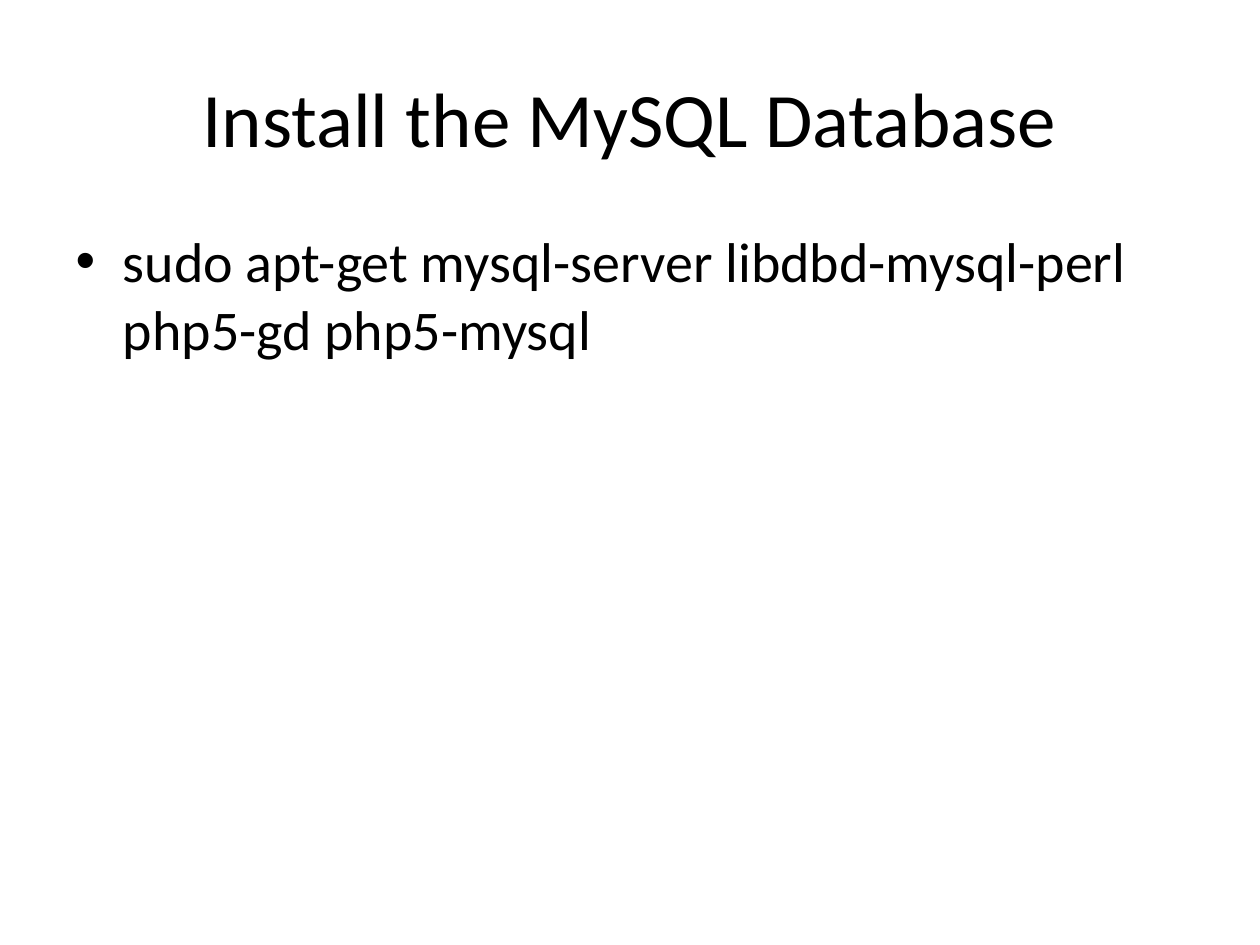
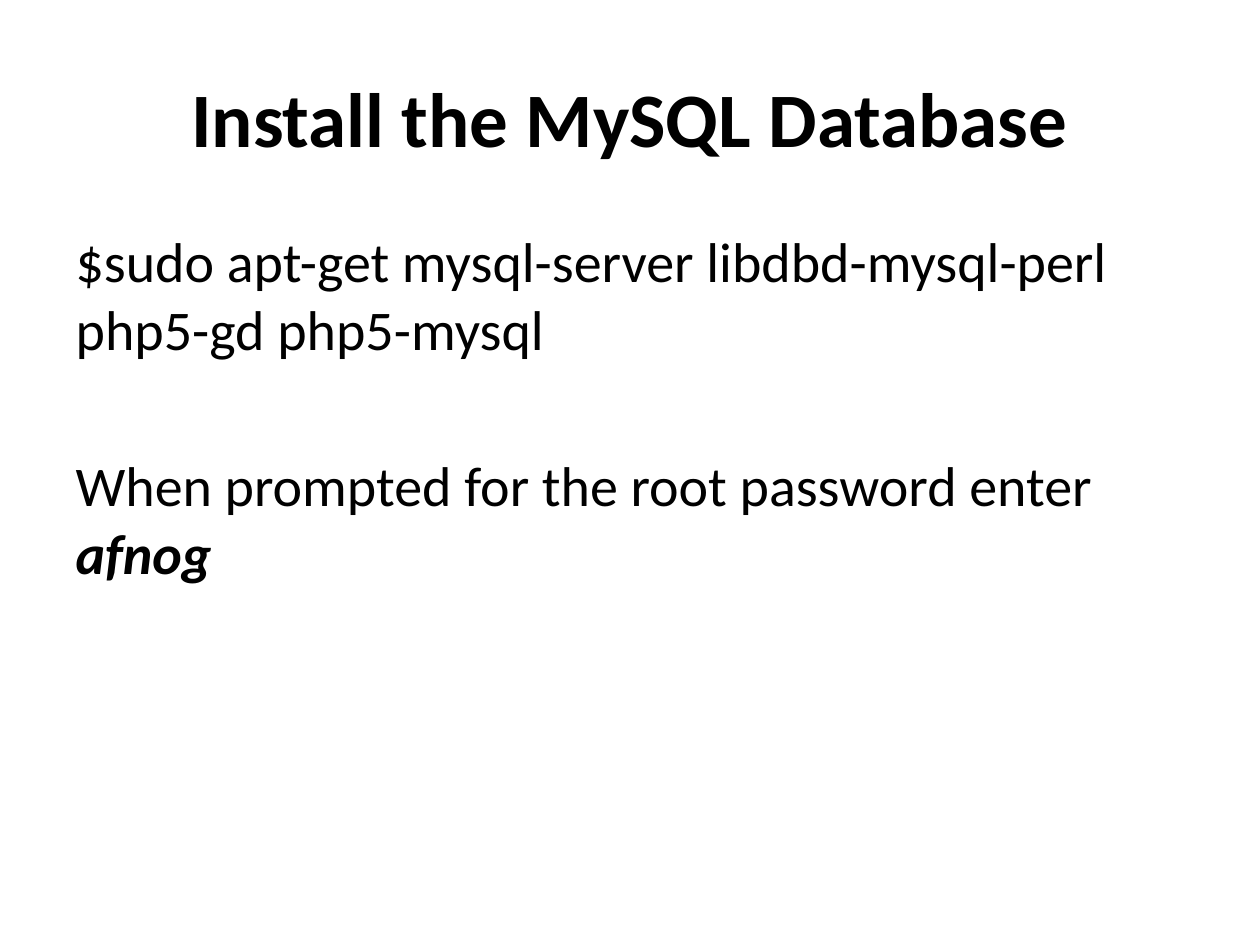
Before and after one commit to afnog/sse, a slide deck: slide 11 of postfix/mailfilter-pt2.pptx. Drawn at 1260x945 pixels with LibreOffice and Linux fonts; fonts in the diff are those of the drawing. Boxes give left, top, right and bottom in pixels: in the first picture for what was removed or moved away, otherwise in the second. Text is boxed around its words. In the diff, an @@ line names an element or a change of style, - is before the commit and + after.

Commit message:
/ ‘postfix/mailfilter-pt2.pptx’

```diff
--- a/postfix/mailfilter-pt2.pptx
+++ b/postfix/mailfilter-pt2.pptx
@@ title "Install the MySQL Database" at <box>191,93,1067,159</box>: bold on @@
@@ text at <box>76,243,1106,584</box>: text changed @@
-• sudo apt-get mysql-server libdbd-mysql-perl php5-gd php5-mysql
+$sudo apt-get mysql-server libdbd-mysql-perl php5-gd php5-mysql
+When prompted for the root password enter afnog
```
Also in this commit, not shown: 2 other slides changed, 9 slides added, 12 slides removed.
